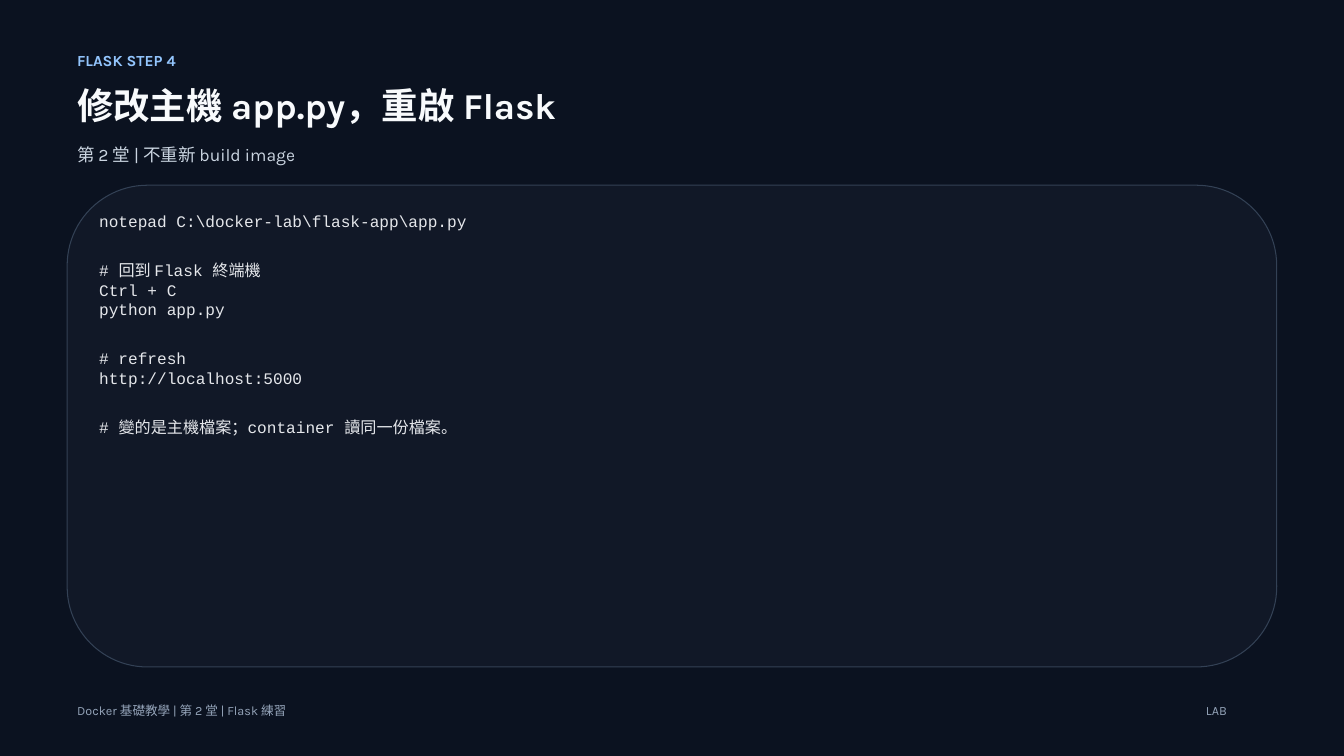
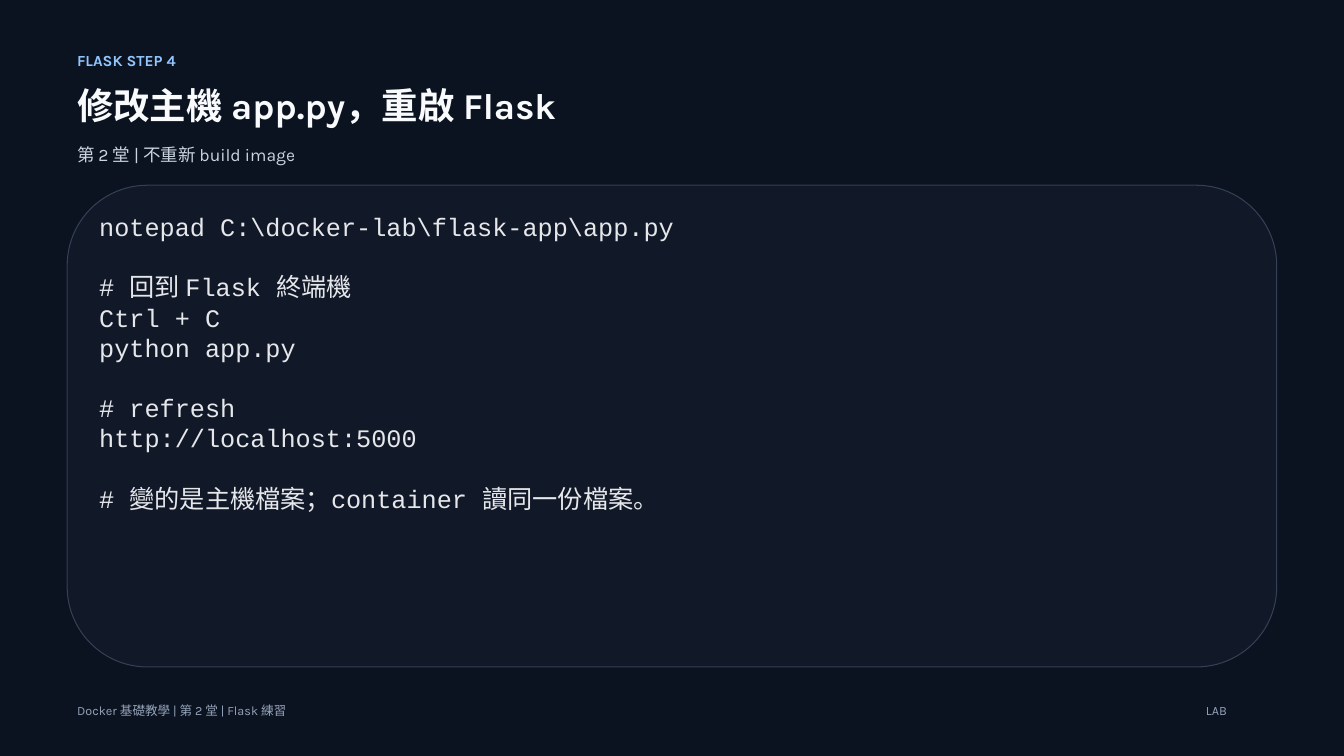
Before and after one commit to lalalalaluk/docker-practice, a slide deck: slide 27 of slides/docker-session2-flask-volume.pptx (slide 41 before the commit). Drawn at 1344x756 pixels with LibreOffice and Linux fonts; fonts in the diff are those of the drawing. Boxes give left, top, right and bottom in pixels: in the first picture for what was removed or moved away, otherwise in the second. Text is boxed around its words. In the diff, an @@ line names an element or a change of style, - is before the commit and + after.

Commit message:
Update Docker session slides

```diff
--- a/slides/docker-session2-flask-volume.pptx
+++ b/slides/docker-session2-flask-volume.pptx
@@ text "notepad C:\docker-lab\flask-app\app.py" at box(99, 217, 674, 512): size 11.5 to 18 pt @@
```
Also in this commit, not shown: 15 other slides changed, 14 slides removed, 2 other files.
